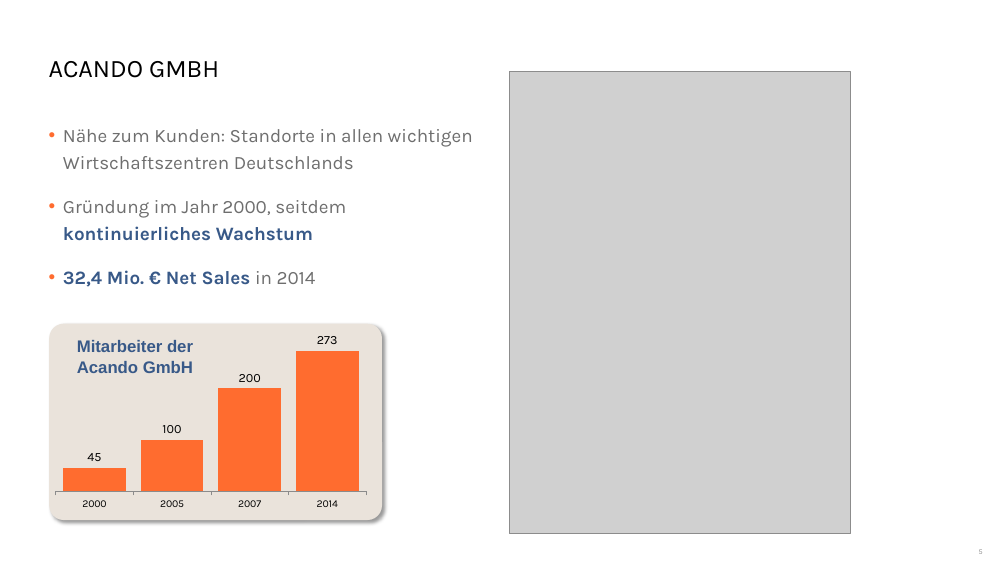
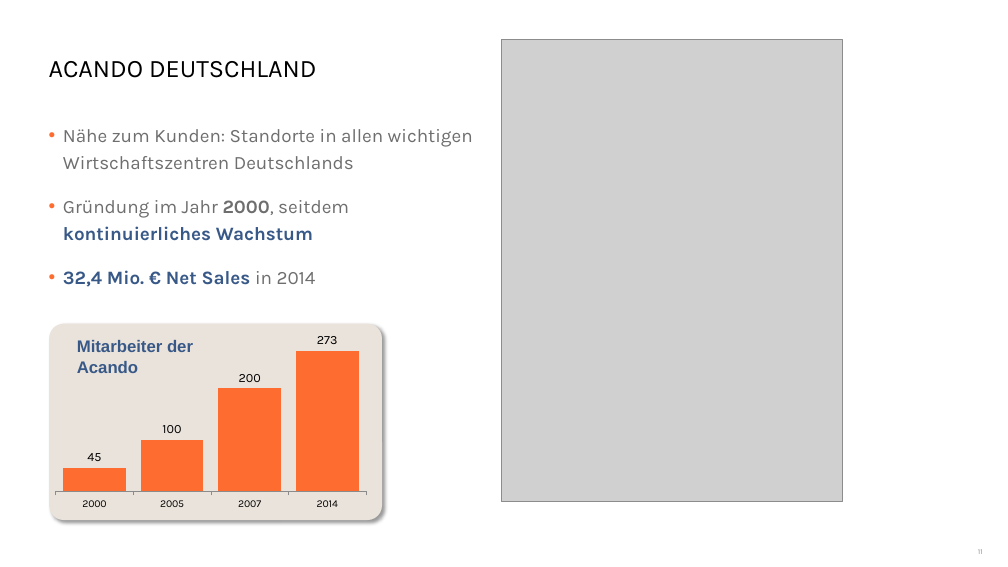
Before and after one commit to danielbeckmann/DotNETJumpStart, a slide deck: slide 11 of 01. Überblick/01. Jump Start Überblick.pptx (slide 5 before the commit). Drawn at 1008x567 pixels with LibreOffice and Linux fonts; fonts in the diff are those of the drawing; grey boxes stand for pictures; background and template pictures are left out. Boxes give left, top, right and bottom in pixels: in the first picture for what was removed or moved away, otherwise in the second. Text is boxed around its words. In the diff, an @@ line names an element or a change of style, - is before the commit and + after.

```diff
--- a/01. Überblick/01. Jump Start Überblick.pptx
+++ b/01. Überblick/01. Jump Start Überblick.pptx
@@ picture: place and size @@
-picture at [510, 72, 851, 535]
+picture at [501, 39, 842, 502]
@@ title at [49, 61, 317, 78]: text changed @@
-ACANDO GMBH
+ACANDO DEUTSCHLAND
@@ text at [63, 200, 349, 241]: bold on in "2000," @@
@@ column chart at [49, 333, 373, 513] @@
@@ data labels of Series 1 changed @@
@@ text at [77, 361, 138, 373]: text changed @@
-Acando GmbH
+Acando
```
Also in this commit, not shown: 5 other slides changed, 15 slides added, 3 slides removed, 4 other files.
